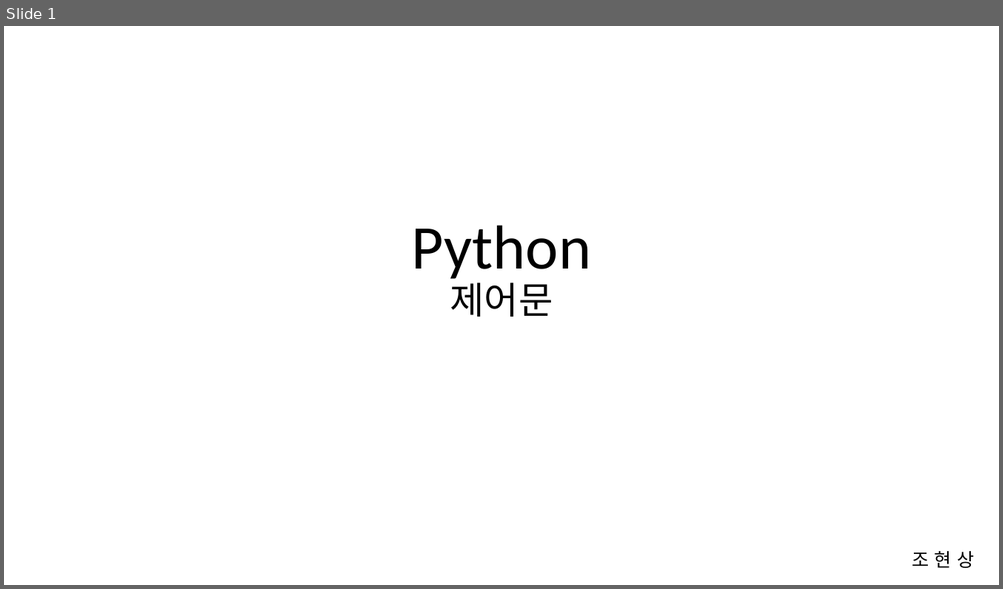
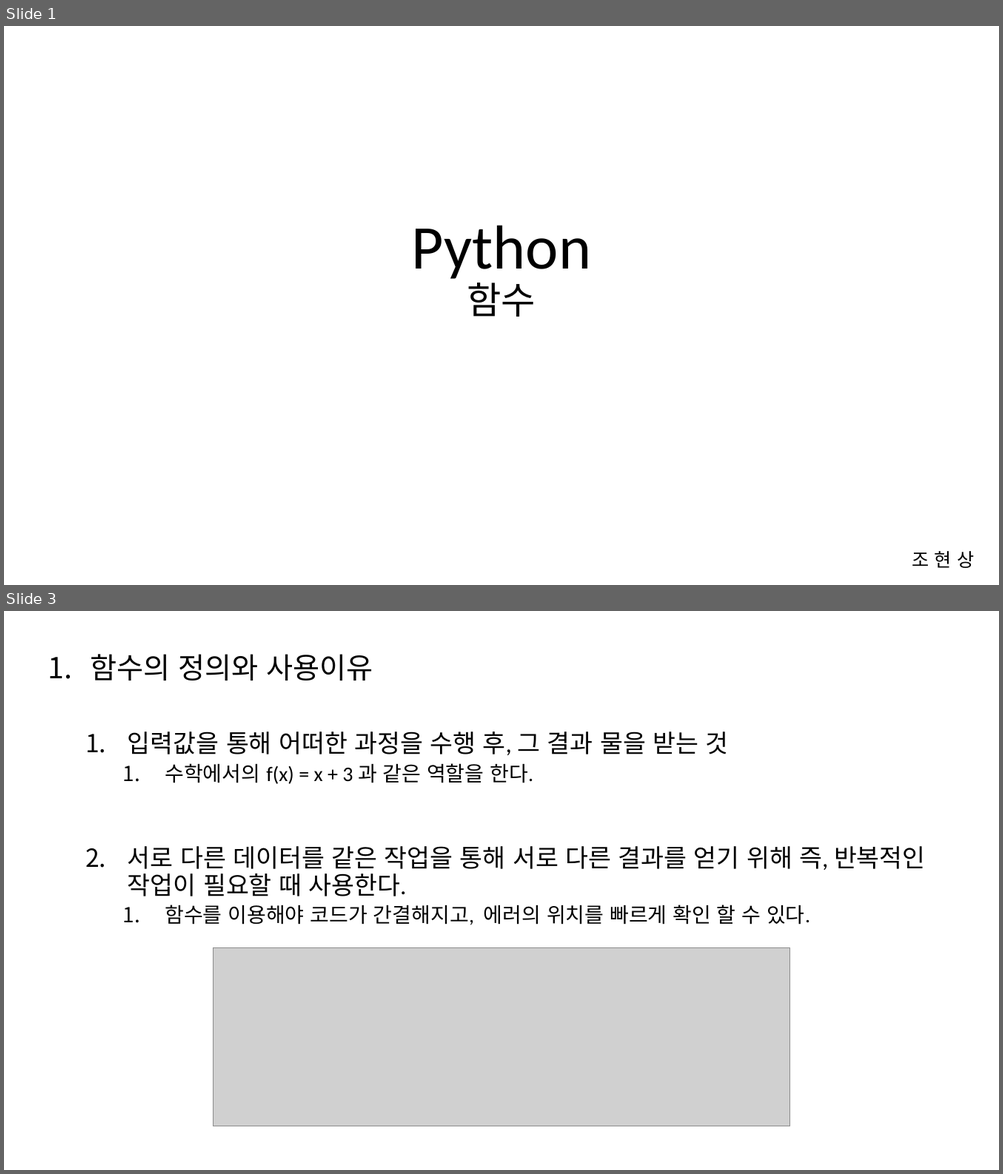
Before and after one commit to Cho-Hyeon-Sang/python, a slide deck: 3_Function/python_함수.pptx. Shown one above the other, each under a label of ours: slide 1 before the commit, slides 1 and 3 after it; the slides between them are not shown. The pictures are 1003x589 and 1003x1174 pixels, drawn with LibreOffice and Linux fonts; fonts in the diff are those of the drawing; grey boxes stand for pictures. Boxes give left, top, right and bottom in pixels: in the first picture for what was removed or moved away, otherwise in the second. Text is boxed around its words. In the diff, an @@ line names an element or a change of style, - is before the commit and + after.

Commit message:
Feat : 함수 ppt 추가

```diff
--- a/3_Function/python_함수.pptx
+++ b/3_Function/python_함수.pptx
@@ slide 3 added at [4,611,999,1170], background #FFFFFF @@
@@ text added at [91,654,925,925], 24 pt, text #000000 @@
+1. 함수의 정의와 사용이유
+  1. 입력값을 통해 어떠한 과정을 수행 후, 그 결과 물을 받는 것
+    1. 수학에서의 f(x) = x + 3 과 같은 역할을 한다.
+  2. 서로 다른 데이터를 같은 작업을 통해 서로 다른 결과를 얻기 위해 즉, 반복적인 작업이 필요할 때 사용한다.
+    1. 함수를 이용해야 코드가 간결해지고, 에러의 위치를 빠르게 확인 할 수 있다.
@@ picture added at [213,948,791,1127] @@
@@ slide 1 changed as well @@
@@ title at [411,225,591,317]: text changed @@
-Python
-제어문
+Python
+함수
```
Also in this commit, not shown: 6 other slides added, 13 slides removed, 1 other file.
